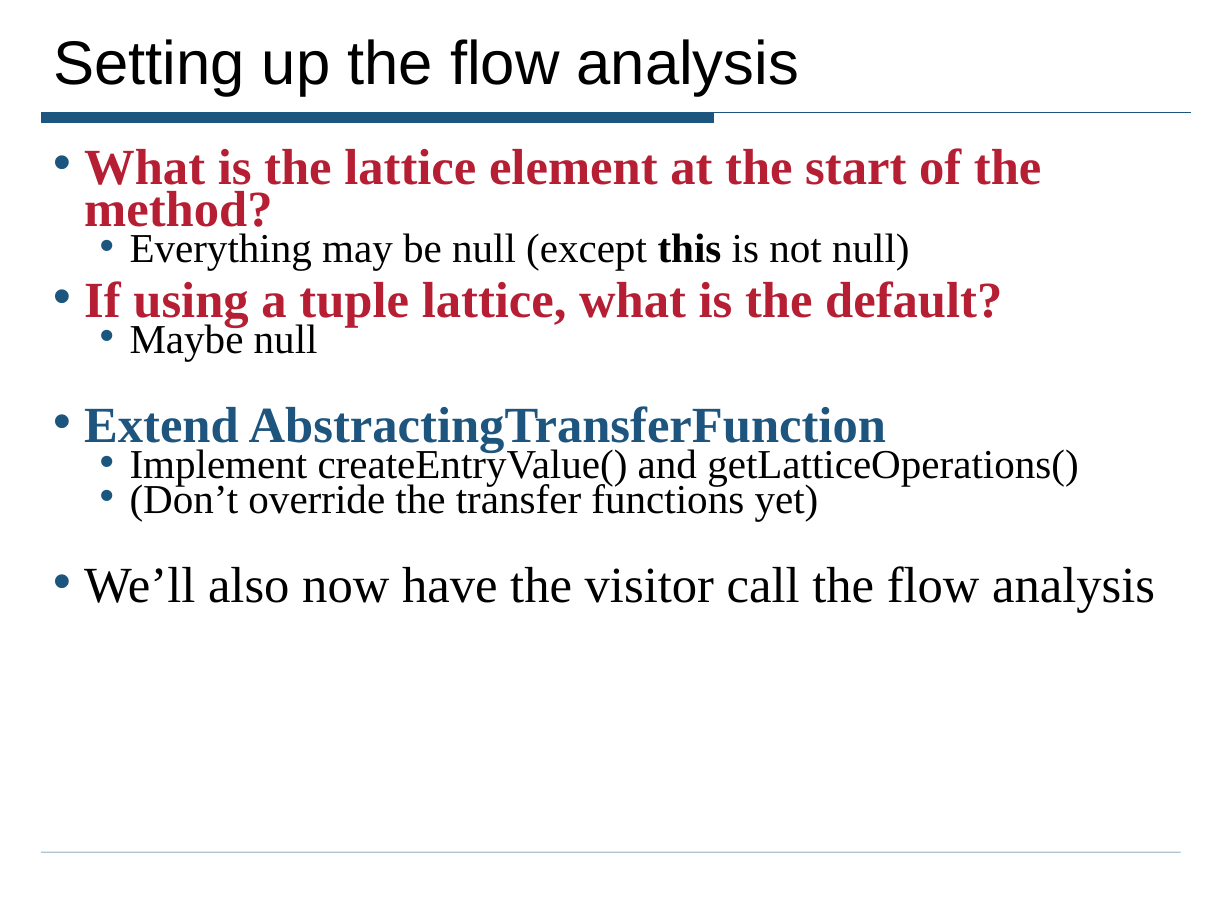
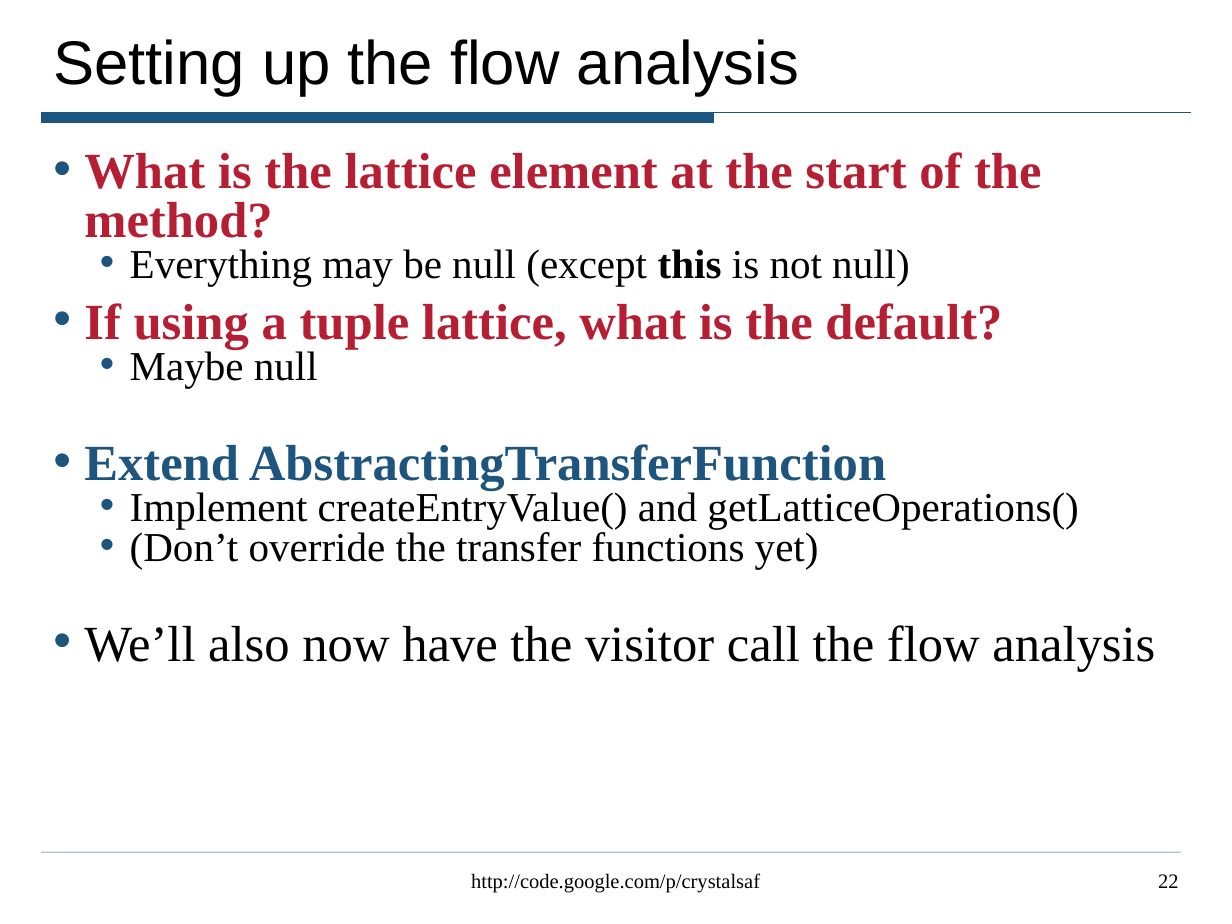
Before and after one commit to ciera/crystalsaf, a slide deck: slide 22 of TutorialExamples/CrystalTutorial.ppt. Drawn at 1232x924 pixels with LibreOffice and Linux fonts; fonts in the diff are those of the drawing. Boxes give left, top, right and bottom in pixels: in the first picture for what was removed or moved away, otherwise in the second. Text is boxed around its words. In the diff, an @@ line names an element or a change of style, - is before the commit and + after.

```diff
--- a/TutorialExamples/CrystalTutorial.ppt
+++ b/TutorialExamples/CrystalTutorial.ppt
@@ text "What is the lattice element ..." at <box>84,152,1155,671</box>: line spacing 0.7 to 0.8 @@
@@ text added at <box>471,873,760,893</box>, 12 pt, text #000000 @@
+http://code.google.com/p/crystalsaf
@@ page number added at <box>1158,874,1178,888</box>, 12 pt, text #000000 @@
+22
```
Also in this commit, not shown: 35 other slides changed.
